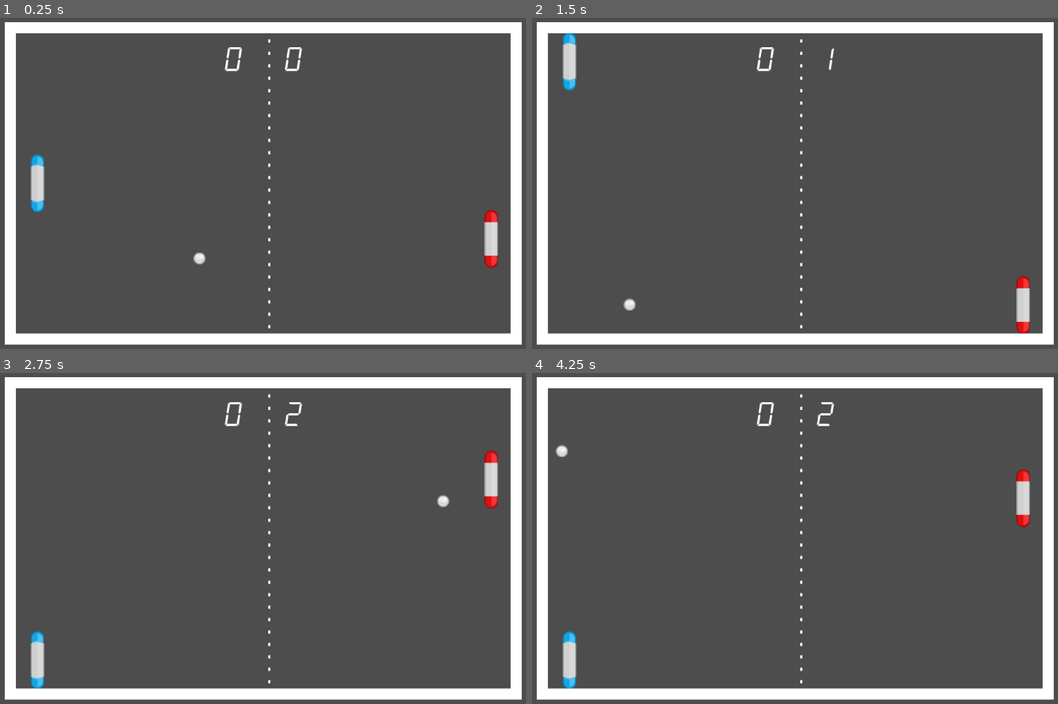
Above: before the commit, frames 1-4 (two rows, left to right).
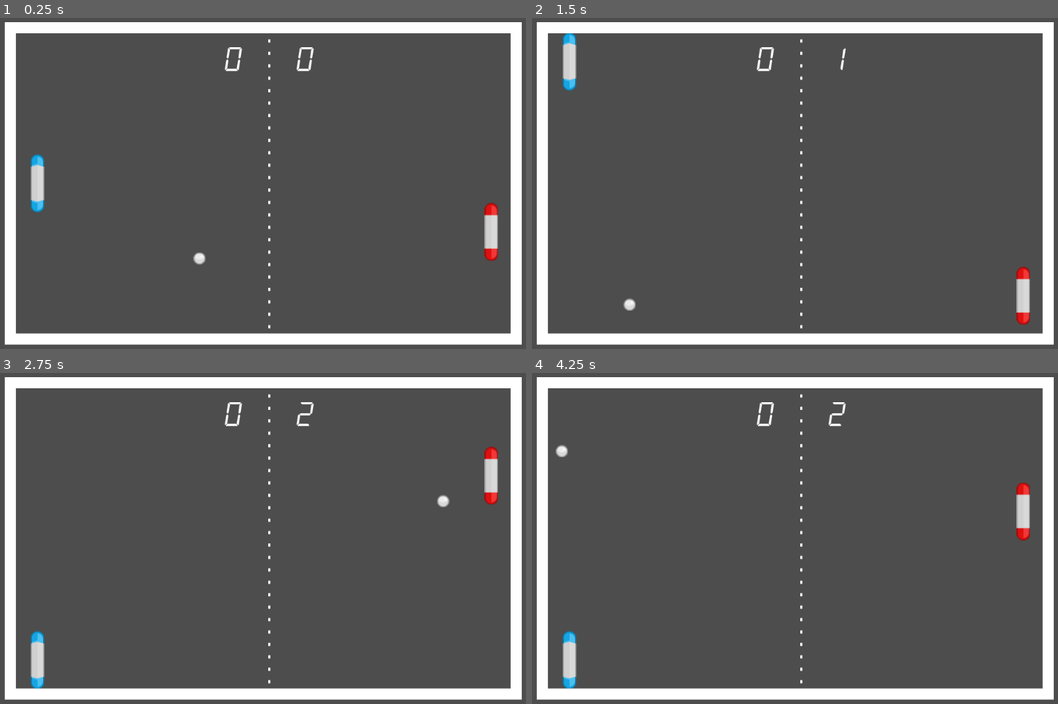
Above: after the commit, the same moments.

Repository: DotVentu/Pong
Game: Godot game, scene res://Scenes/Pong.tscn
Two runs of this game, one before a commit and one after it. Both use one fixed random seed, a clock stepped at 60 frames per second and the inputs below.
Inputs:
- Up to frame 1 (0.25 s): no input
- Up to frame 2 (1.5 s): hold Up (ui_up) from 0.53 s (still down)
- Up to frame 3 (2.75 s): release Up (ui_up) at 2.03 s; hold Down (ui_down) from 2.03 s (still down)
- Up to frame 4 (4.25 s): keep holding Down (ui_down)

The runs differ from the first frame. In frame 1, 0.4% of the frame differs, in the area x 54-95%, y 8-76%; in frame 2, 0.4%; in frame 3, 0.3%; in frame 4, 0.5%, in the area x 54-95%, y 8-51%.

Commit message:
fix

Diff:
--- a/Scenes/Pong.tscn
+++ b/Scenes/Pong.tscn
@@ -98,9 +98,9 @@
 vertical_alignment = 1
 
 [node name="ComputerScore" type="Label" parent="."]
-offset_left = 542.5
+offset_left = 564.0
 offset_top = 67.0
-offset_right = 582.5
+offset_right = 604.0
 offset_bottom = 131.0
 text = "0"
 label_settings = SubResource("LabelSettings_bp5ub")
--- a/Scripts/computer.gd
+++ b/Scripts/computer.gd
@@ -1,6 +1,6 @@
 extends CharacterBody2D
 
-var speed = 400
+var speed = 350
 var ball
 
 func _ready():
--- a/Scripts/pong.gd
+++ b/Scripts/pong.gd
@@ -4,12 +4,12 @@
 var playerScore = 0
 var computerScore = 0
 
-func _on_goal_left_body_entered(body):
+func _on_goal_left_body_entered(_body):
 	computerScore += 1
 	$ComputerScore.text = str(computerScore)
 	reset()
 
-func _on_goal_right_body_entered(body):
+func _on_goal_right_body_entered(_body):
 	playerScore += 1
 	$PlayerScore.text = str(playerScore)
 	reset()
